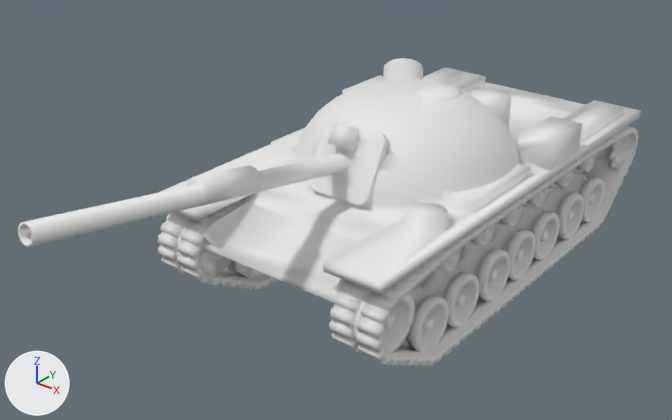
Before and after pictures for a commit that changed the glTF model public/models/tanks/community/m48a5_atmodeler.glb.
One viewpoint serves both versions: a 50 mm camera at (67.6, -90.4, 67.0) aimed at (-2.3, -3.1, 12.9). Every picture has the same lights, and +X, +Y and +Z are marked at lower left. The first picture is the older version. Where no turn or scale is listed for an object, it has been applied to the vertices.

Objects in the first picture: 'HullMesh', 'TurretMesh'.
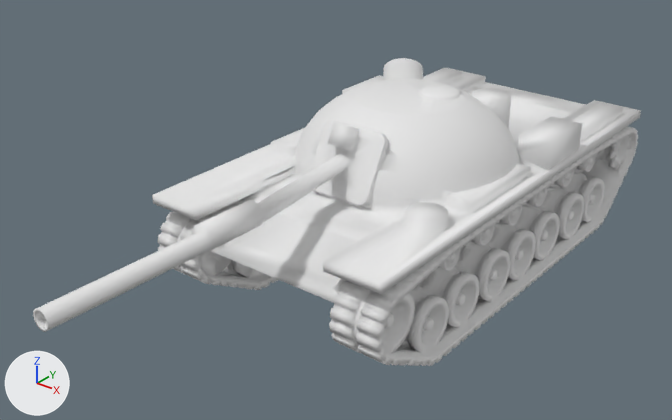
Location of each change, [x1, y1, x2, y2] in pixels of the pictures (672 x 420 px; the box of a moved part takes in the faces that stretch with it):
'TurretMesh', reshaped (45% taller)
    before: [18, 58, 582, 247]
    after: [33, 58, 582, 332]
part 1 of me_m48a5_atmodeler_001, moved or reshaped
    before: [18, 153, 349, 247]
    after: [33, 153, 349, 332]

The change in detail:
me_m48a5_atmodeler_001 is used by ob_turretmesh; location (0.0, 0.0, 0.0).
me_m48a5_atmodeler_001 had 2410 vertices, 4731 faces and spanned x -17.7..17.7, y -50.0..27.3, z 16.9..29.8.
me_m48a5_atmodeler_001 now has 2410 vertices, 4731 faces and spans x -17.7..17.7, y -50.0..27.3, z 16.9..27.0.
me_m48a5_atmodeler_001 part 1: all 507 vertices in x -2.2..1.1, y -50.0..-20.5, z 22.3..29.8 are turned 9.2 degrees about the x axis through their middle and scaled by 0.983, then moved by (0.5, -0.2, -6.4).
